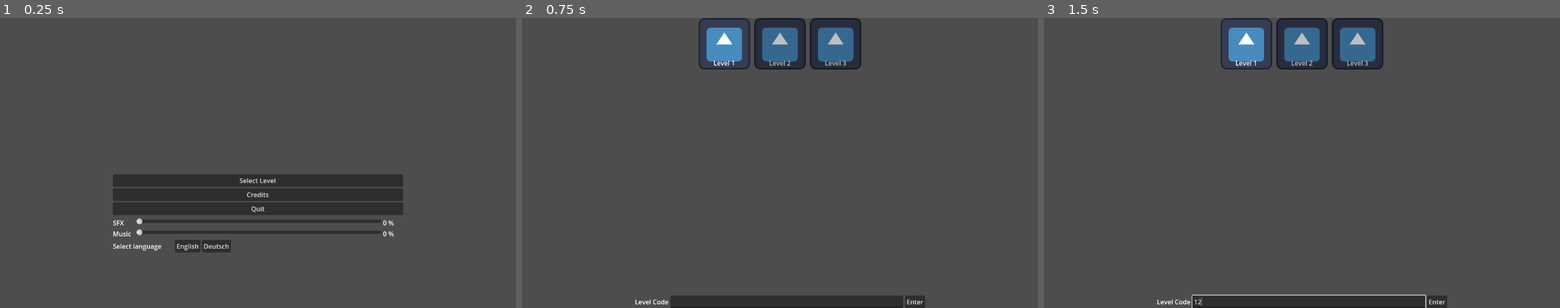
Above: before the commit, frames 1-3 (left to right).
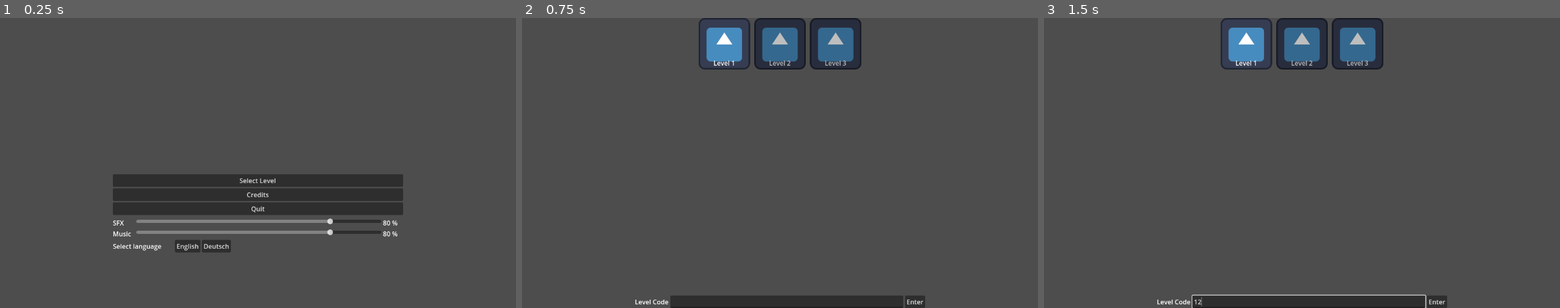
Above: after the commit, the same moments.

Repository: panorb/ludum-dare-56
Game: Godot game, scene res://world.tscn
Same seed, same stepped clock (60 frames per second), same inputs: the game is played once before the commit and once after it. The engine's default icon, where the game draws it, is replaced by a stand-in: a white triangle on a blue panel in a dark square.
Inputs (mouse positions are in pixels of both pictures, inside the frame that each line leads up to):
- Up to frame 1 (0.25 s): no input
- Up to frame 2 (0.75 s): click "Select Level" at 0.5 s
- Up to frame 3 (1.5 s): click (1307, 302) at 1.27 s; type "12" at 1.35 s

The runs differ from the first frame. In frame 1, 0.9% of the frame differs, in the area x 26-77%, y 69-76%; in frame 2, nothing differs; in frame 3, nothing differs.

Commit message:
Set sound to 80

Diff:
--- a/godot/world.gd
+++ b/godot/world.gd
@@ -54,8 +54,8 @@
 @onready var _current_scene_node: Node = null
 
 func _ready():
-	self.sfx_sound_value = 0.0
-	self.music_sound_value = 0.0
+	self.sfx_sound_value = 80.0
+	self.music_sound_value = 80.0
 	self._on_show_main_menu()
 	TranslationServer.set_locale(LANGUAGE_ENGLISH)
 
